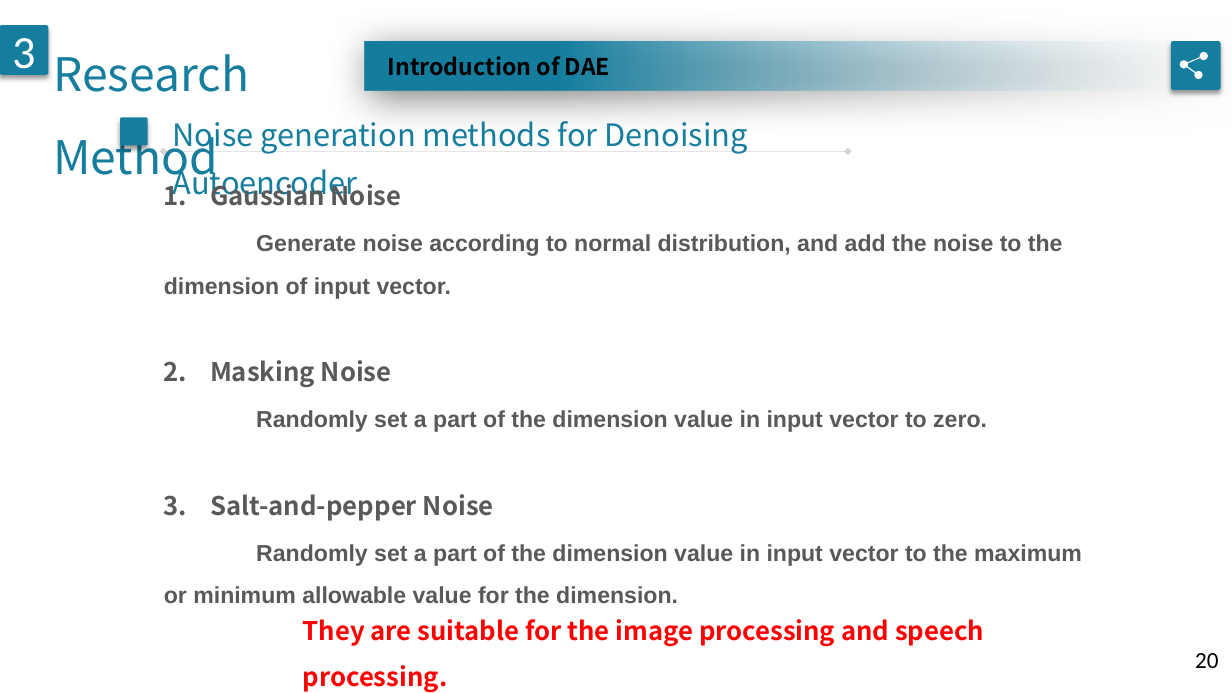
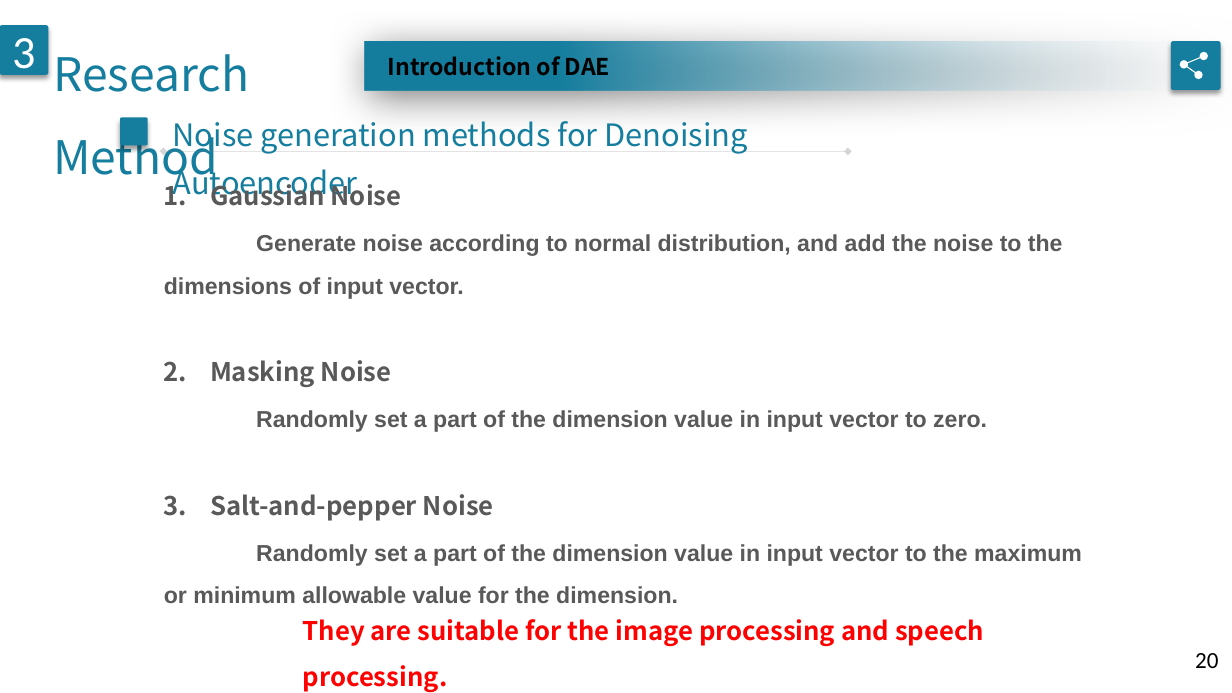
Before and after one commit to geminiwoo/oral-exam, a slide deck: slide 20 of 口試.pptx. Drawn at 1232x693 pixels with LibreOffice and Linux fonts; fonts in the diff are those of the drawing. Boxes give left, top, right and bottom in pixels: in the first picture for what was removed or moved away, otherwise in the second. Text is boxed around its words. In the diff, an @@ line names an element or a change of style, - is before the commit and + after.

```diff
--- a/口試.pptx
+++ b/口試.pptx
@@ text at [164,234,1063,299]: text changed @@
-Generate noise according to normal distribution, and add the noise to the dimension of input vector.
+Generate noise according to normal distribution, and add the noise to the dimensions of input vector.
```
Also in this commit, not shown: 3 other slides changed.
